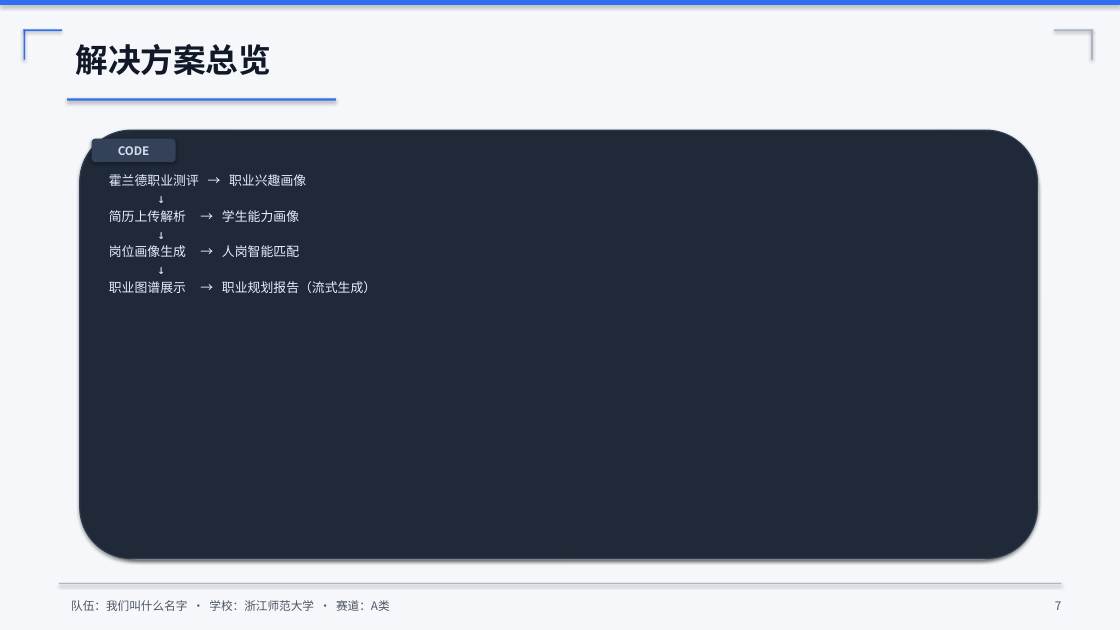
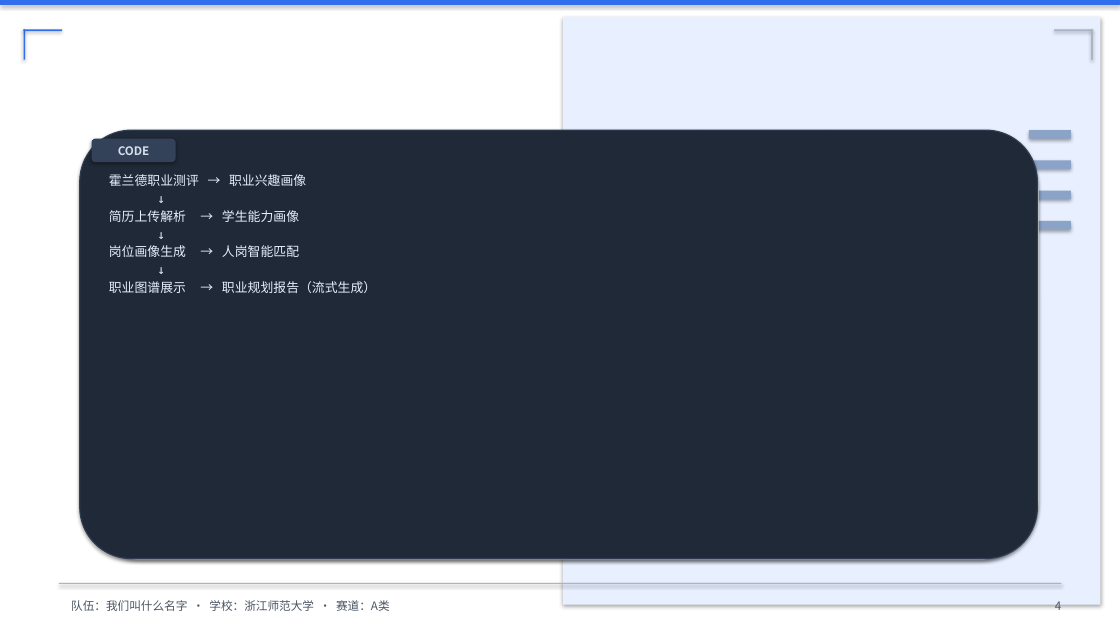
Before and after one commit to ltx-202432110105/quote, a slide deck: slide 5 of slides/competition.pptx (slide 8 before the commit). Drawn at 1120x630 pixels with LibreOffice and Linux fonts; fonts in the diff are those of the drawing. Boxes give left, top, right and bottom in pixels: in the first picture for what was removed or moved away, otherwise in the second. Text is boxed around its words. In the diff, an @@ line names an element or a change of style, - is before the commit and + after.

```diff
--- a/slides/competition.pptx
+++ b/slides/competition.pptx
@@ rectangle added at bbox=[0, 0, 1120, 630], fill #FFFFFF @@
@@ rectangle added at bbox=[563, 17, 1101, 605], fill #E8F0FF @@
@@ text removed at bbox=[75, 44, 271, 75] @@
-解决方案总览
@@ rectangle removed at bbox=[67, 98, 336, 101] @@
@@ rectangle added at bbox=[1029, 130, 1071, 139], fill #8BA3C7 @@
@@ rectangle added at bbox=[1029, 160, 1071, 169], fill #8BA3C7 @@
@@ rectangle added at bbox=[1029, 191, 1071, 199], fill #8BA3C7 @@
@@ rectangle added at bbox=[1029, 221, 1071, 229], fill #8BA3C7 @@
@@ text at bbox=[1055, 601, 1061, 610]: text changed @@
-7
+4
```
Also in this commit, not shown: 18 other slides changed, 1 slide added, 27 slides removed, 2 other files.
